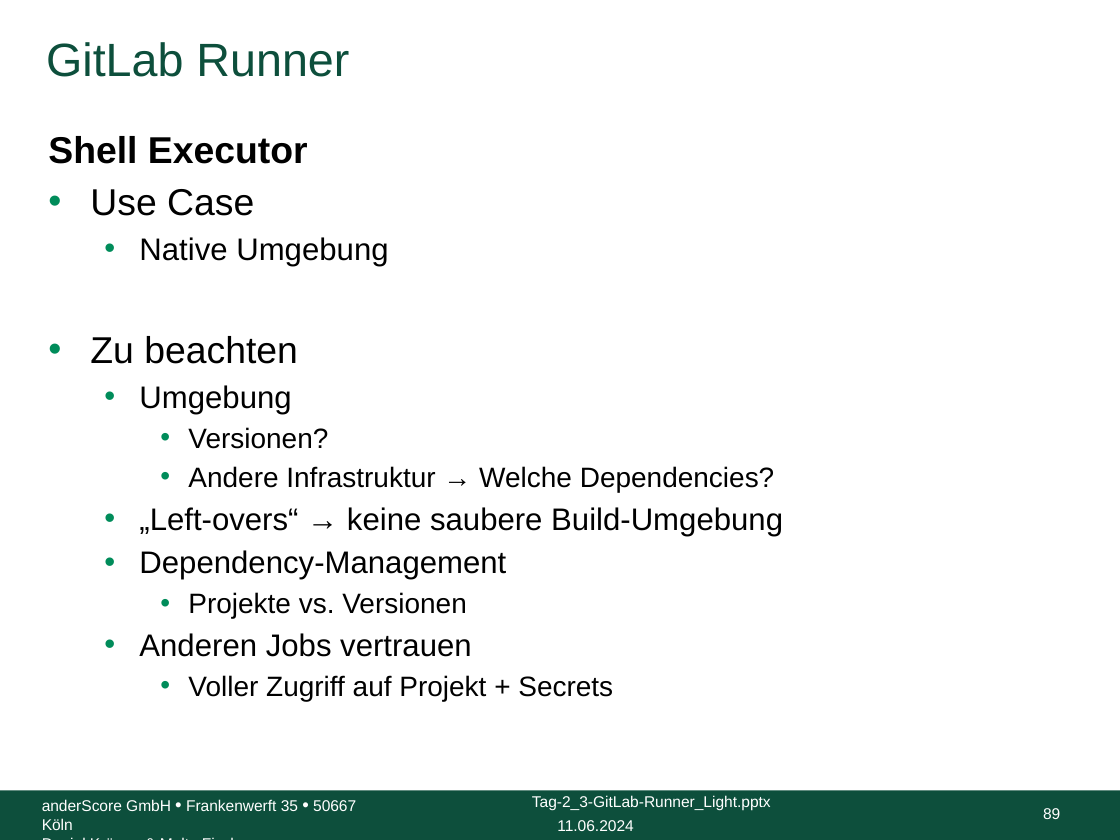
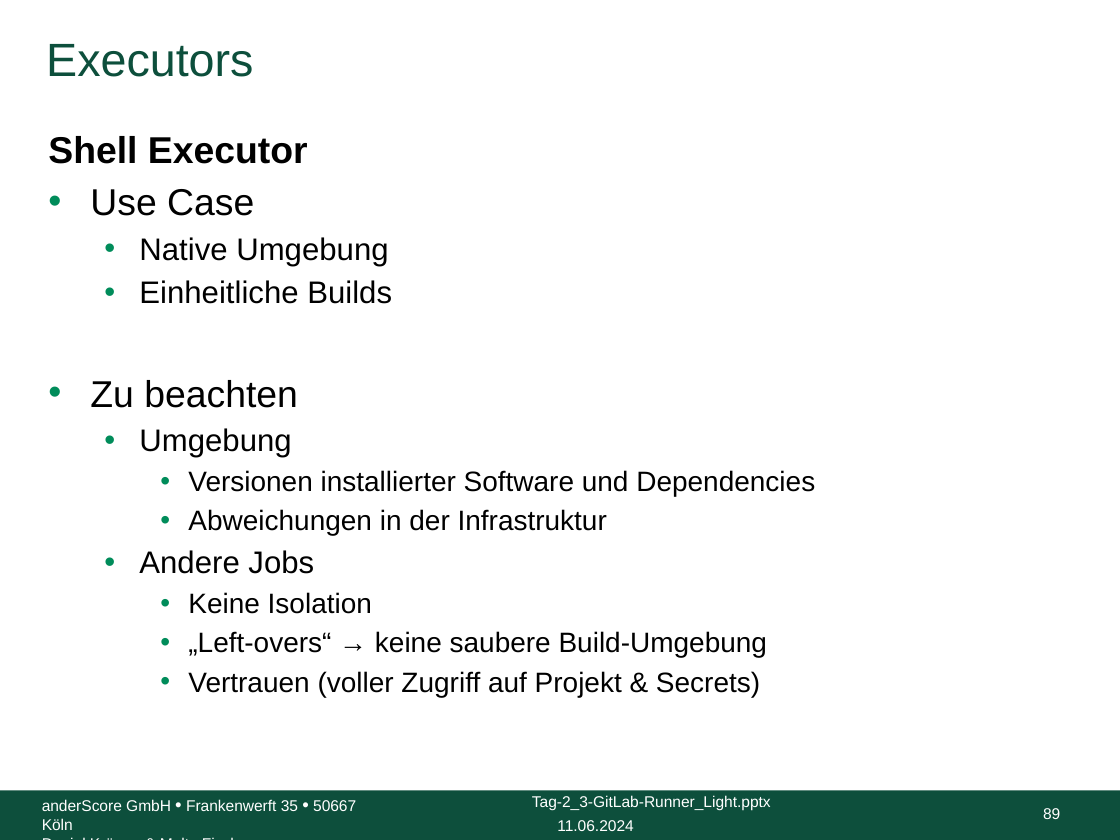
Before and after one commit to anderscore-gmbh/gitlab, a slide deck: slide 89 of slides/Tag-2_3-GitLab-Runner_Light.pptx. Drawn at 1120x840 pixels with LibreOffice and Linux fonts; fonts in the diff are those of the drawing; background and template pictures are left out. Boxes give left, top, right and bottom in pixels: in the first picture for what was removed or moved away, otherwise in the second. Text is boxed around its words. In the diff, an @@ line names an element or a change of style, - is before the commit and + after.

```diff
--- a/slides/Tag-2_3-GitLab-Runner_Light.pptx
+++ b/slides/Tag-2_3-GitLab-Runner_Light.pptx
@@ title at box(46, 44, 253, 77): text changed @@
-GitLab Runner
+Executors
@@ text at box(139, 280, 392, 304): paragraph added @@
+  • Einheitliche Builds
@@ text at box(139, 470, 815, 614): text changed @@
-    • Versionen?
-    • Andere Infrastruktur → Welche Dependencies?
+    • Versionen installierter Software und Dependencies
+    • Abweichungen in der Infrastruktur
+  • Andere Jobs
+    • Keine Isolation
@@ text at box(188, 631, 767, 657): size 20 to 18 pt in "„Left-overs“ → keine saubere Build-Umgebung"; list level 2 to 3 in "„Left-overs“ → keine saubere Build-Umgebung" @@
@@ text at box(188, 671, 760, 697): text changed @@
-  • Dependency-Management
-    • Projekte vs. Versionen
-  • Anderen Jobs vertrauen
-    • Voller Zugriff auf Projekt + Secrets
+    • Vertrauen (voller Zugriff auf Projekt & Secrets)
```
Also in this commit, not shown: 65 other slides changed, 3 other files.
